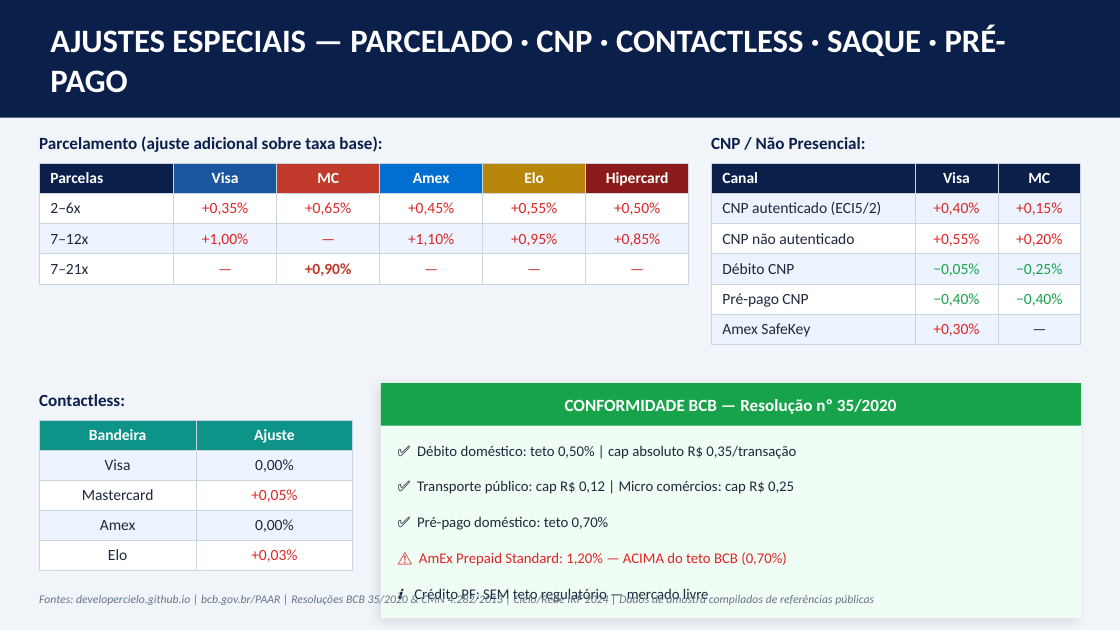
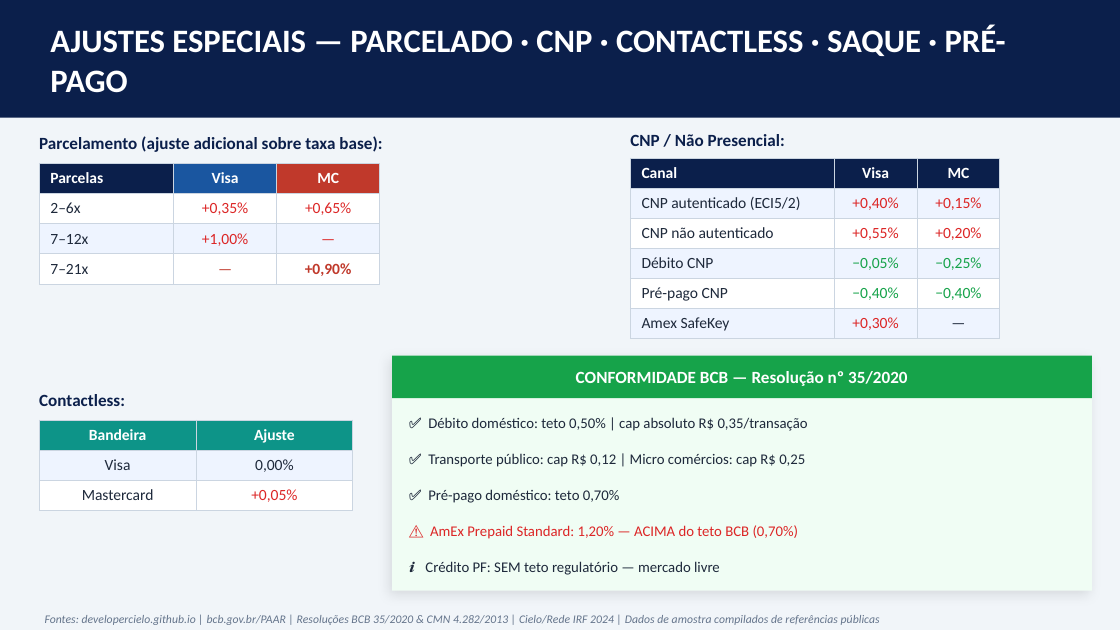
Before and after one commit to nielsencastelo/Interchange-CIELO, a slide deck: slide 8 of docs/Interchange_AI_PhD_Presentation.pptx. Drawn at 1120x630 pixels with LibreOffice and Linux fonts; fonts in the diff are those of the drawing. Boxes give left, top, right and bottom in pixels: in the first picture for what was removed or moved away, otherwise in the second. Text is boxed around its words. In the diff, an @@ line names an element or a change of style, - is before the commit and + after.

```diff
--- a/docs/Interchange_AI_PhD_Presentation.pptx
+++ b/docs/Interchange_AI_PhD_Presentation.pptx
@@ text "CNP / Não Presencial:": place and size @@
-text "CNP / Não Presencial:" at (711,137,866,149)
+text "CNP / Não Presencial:" at (630,134,785,146)
@@ table at (39,164,380,283) @@
-column 4: Amex | +0,45% | +1,10% | —
-column 5: Elo | +0,55% | +0,95% | —
-column 6: Hipercard | +0,50% | +0,85% | —
@@ table: place and size @@
-table at (39,164,689,283)
+table at (39,164,380,283)
@@ table: place and size @@
-table at (711,164,1081,343)
+table at (631,158,1000,337)
@@ 6 texts, 2 rectangles: place and size @@
-6 texts, 2 rectangles at (381,383,1081,618)
+6 texts, 2 rectangles at (392,355,1092,590)
@@ table at (39,420,353,510) @@
-row 4: Amex | 0,00%
-row 5: Elo | +0,03%
@@ text "Fontes: developercielo.github.io | bcb.gov.br/PAAR | ..." rewrapped from (39,594,706,605) to (45,615,880,625) @@
```
Also in this commit, not shown: 8 other slides changed.
